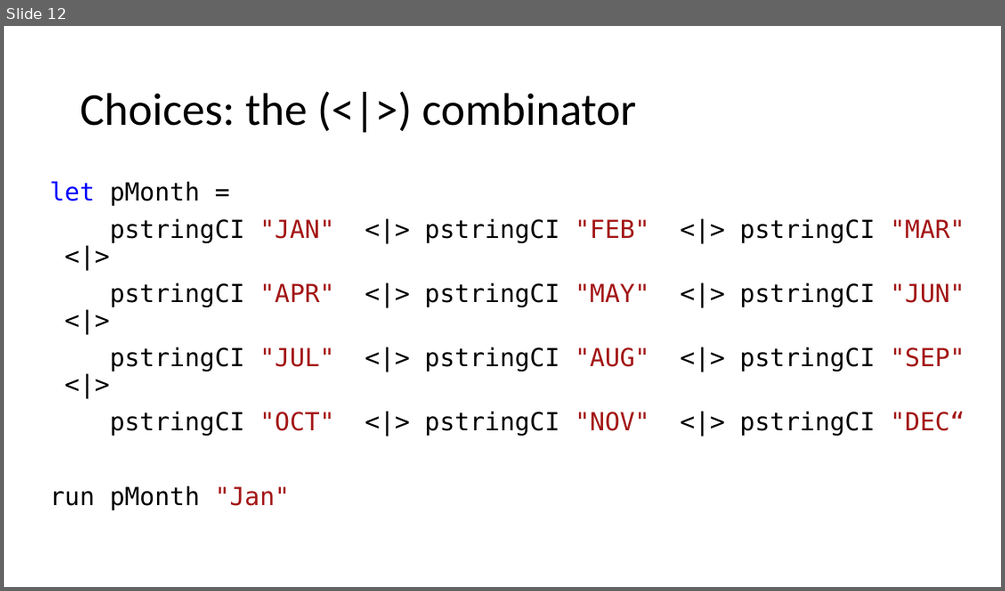
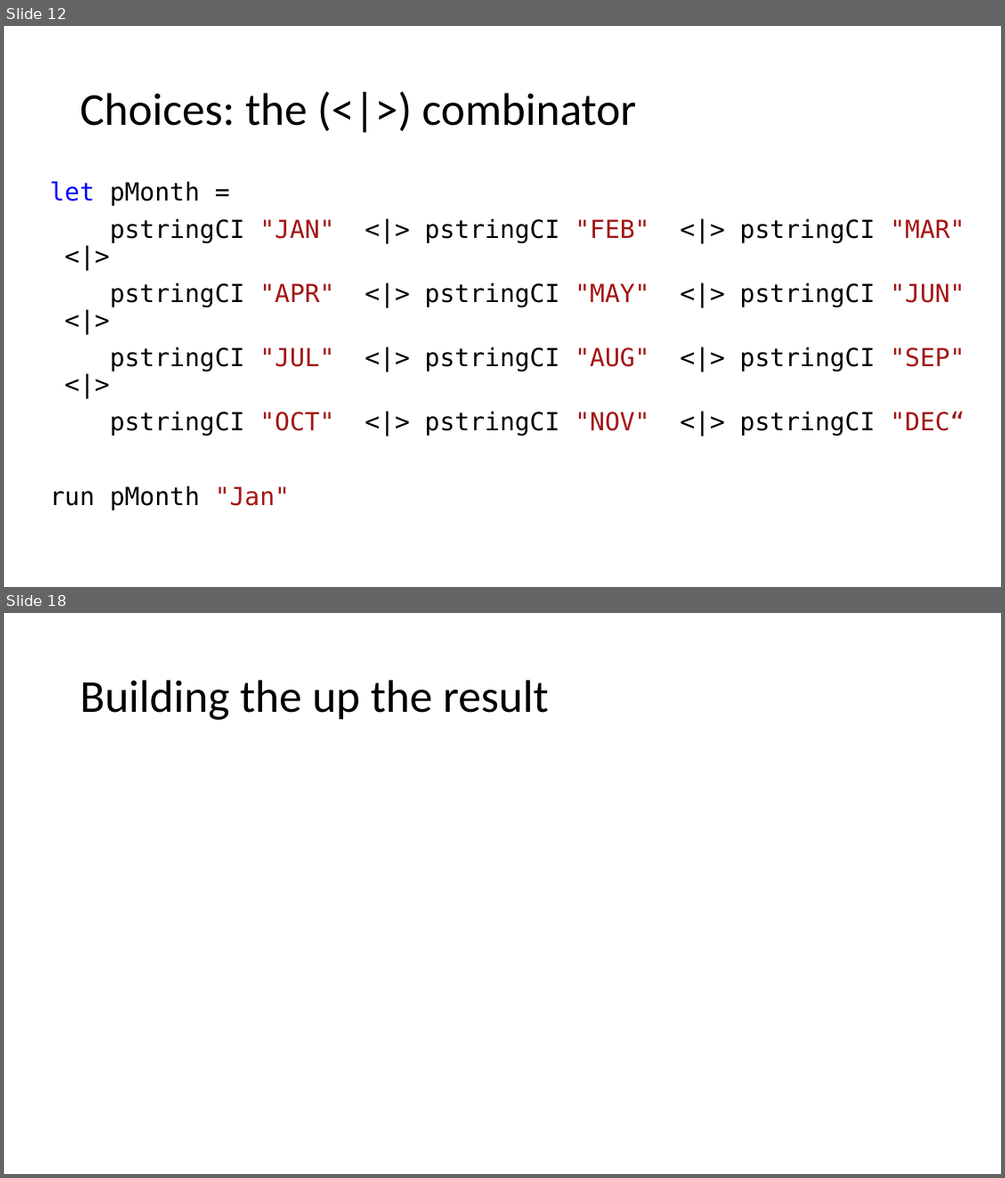
Before and after one commit to atiboros/PracticalFParsec, a slide deck: Slides/Practical FParsec V2.pptx. Shown one above the other, each under a label of ours: slide 12 before the commit, slides 12 and 18 after it; the slides between them are not shown. The pictures are 1005x591 and 1005x1178 pixels, drawn with LibreOffice and Linux fonts; fonts in the diff are those of the drawing. Boxes give left, top, right and bottom in pixels: in the first picture for what was removed or moved away, otherwise in the second. Text is boxed around its words. In the diff, an @@ line names an element or a change of style, - is before the commit and + after.

```diff
--- a/Slides/Practical FParsec V2.pptx
+++ b/Slides/Practical FParsec V2.pptx
@@ slide 18 added at bbox=[4, 613, 1001, 1174], background #FFFFFF @@
@@ title added at bbox=[80, 680, 549, 720], 44 pt, text #000000 @@
+Building the up the result
```
Also in this commit, not shown: 1 slide changed, 10 other slides added, 1 other file.
